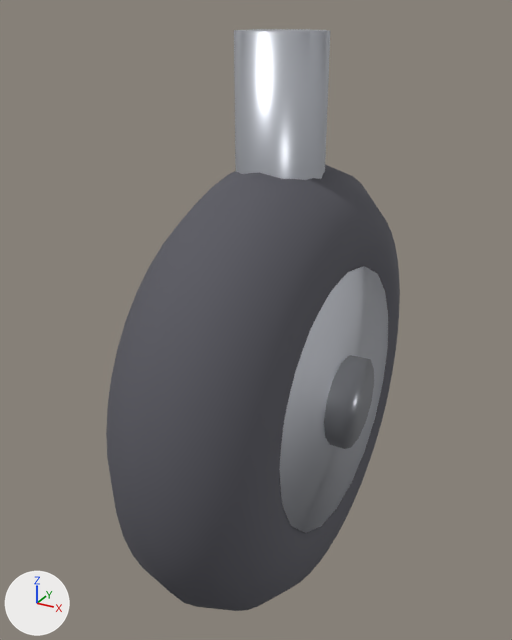
A saved change to the glTF model models/wheel_retract.glb.
Camera for both pictures: a camera (50 mm lens) standing at (0.575, -1.135, 0.521) and looking at (-0.042, -0.015, -0.039). Arrows for +X, +Y and +Z are at lower left; the lights stay in place. The older version comes first. Vertices at exactly the same position are counted once.

In view in the first picture: 'wheel_retract'.
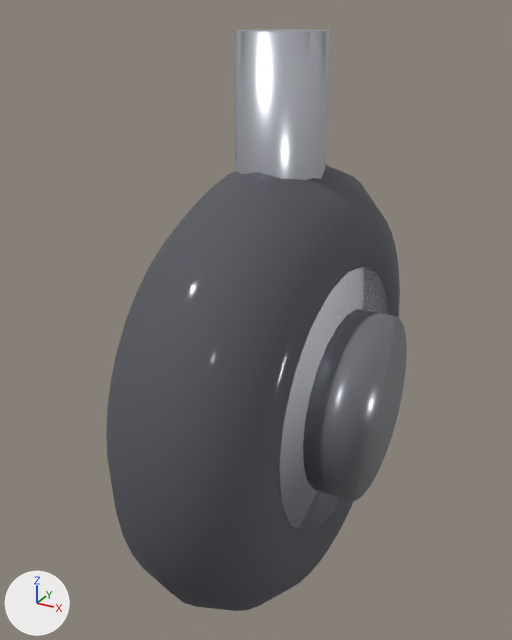
Boxes (x1, y1, x2, y2) around the edits, measured in the pictures (512 x 640 px):
'wheel_retract', reshaped
    before: (106, 29, 400, 611)
    after: (106, 29, 407, 611)
part 1 of me_torus_011, built on
    before: (324, 355, 374, 449)
    after: (303, 309, 407, 501)

Edits to the bpy script that builds the scene:
```text
Change me_torus_011:
    used by ob_wheel_retract; location = (0.0, 0.0, 0.0)
    remove me_torus_011.from_pydata(...)  # 668 vertices, 1324 faces; spans x -0.174..0.174, y -0.45..0.45, z -0.625..0.488
    add me_torus_011.from_pydata(...)  # 716 vertices, 1416 faces; spans x -0.186..0.211, y -0.45..0.45, z -0.625..0.488
    me_torus_011 part 1
    16 vertices are removed from x -0.174..0.174, y -0.09..0.09, z -0.263..-0.087
    48 faces are deleted
    12 vertices move from x 0.174, y -0.09..0.081, z -0.263..-0.087 to x 0.211, y -0.174..0.174, z -0.355..-0.128
    12 vertices are added at x 0.136, y -0.18..0.18, z -0.175..0.005
    12 new vertices lie (-0.075, 0.0, 0.0) away from vertices in x 0.174, y -0.09..0.081, z -0.263..-0.087
    12 new vertices lie (0.075, 0.0, 0.0) away from vertices in x 0.136, y -0.18..0.18, z -0.175..0.005
    88 new faces join them, mat_hub (grey #999ba4)
    other edits to the shape of me_torus_011 do not show in these pictures
```
